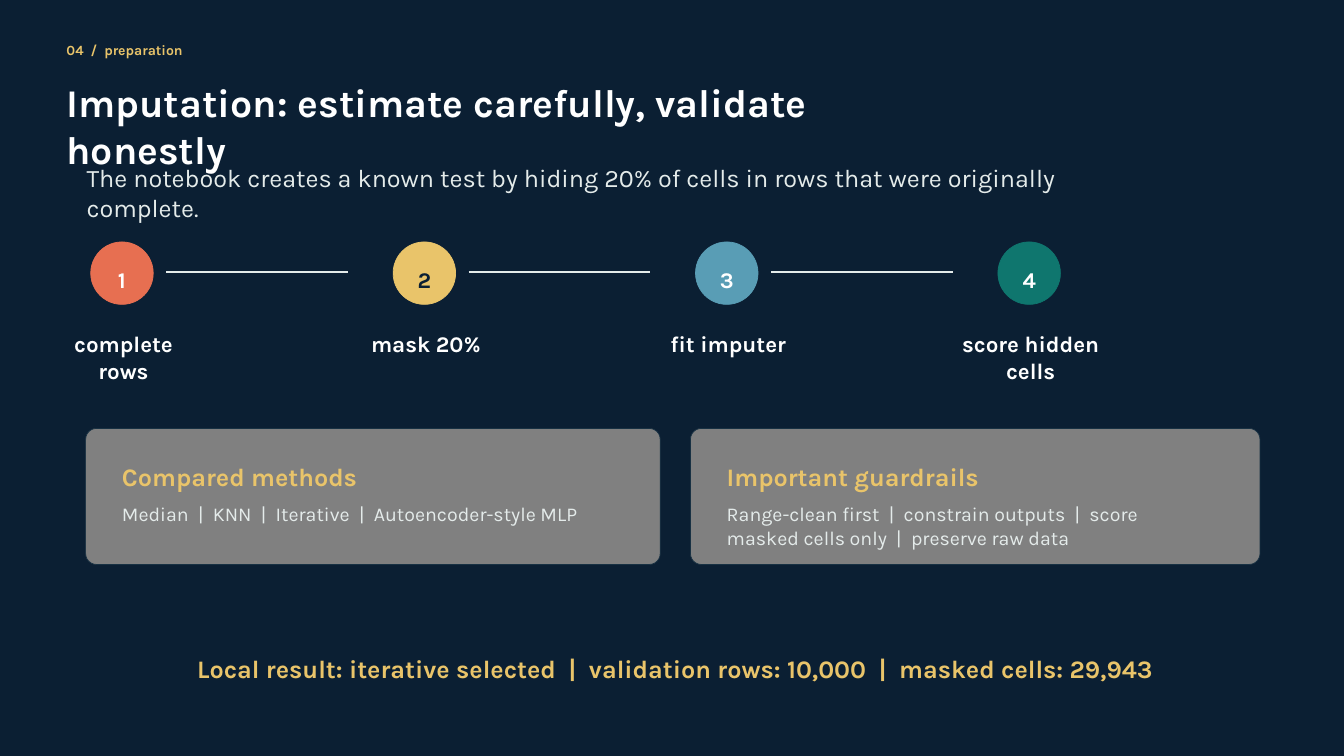
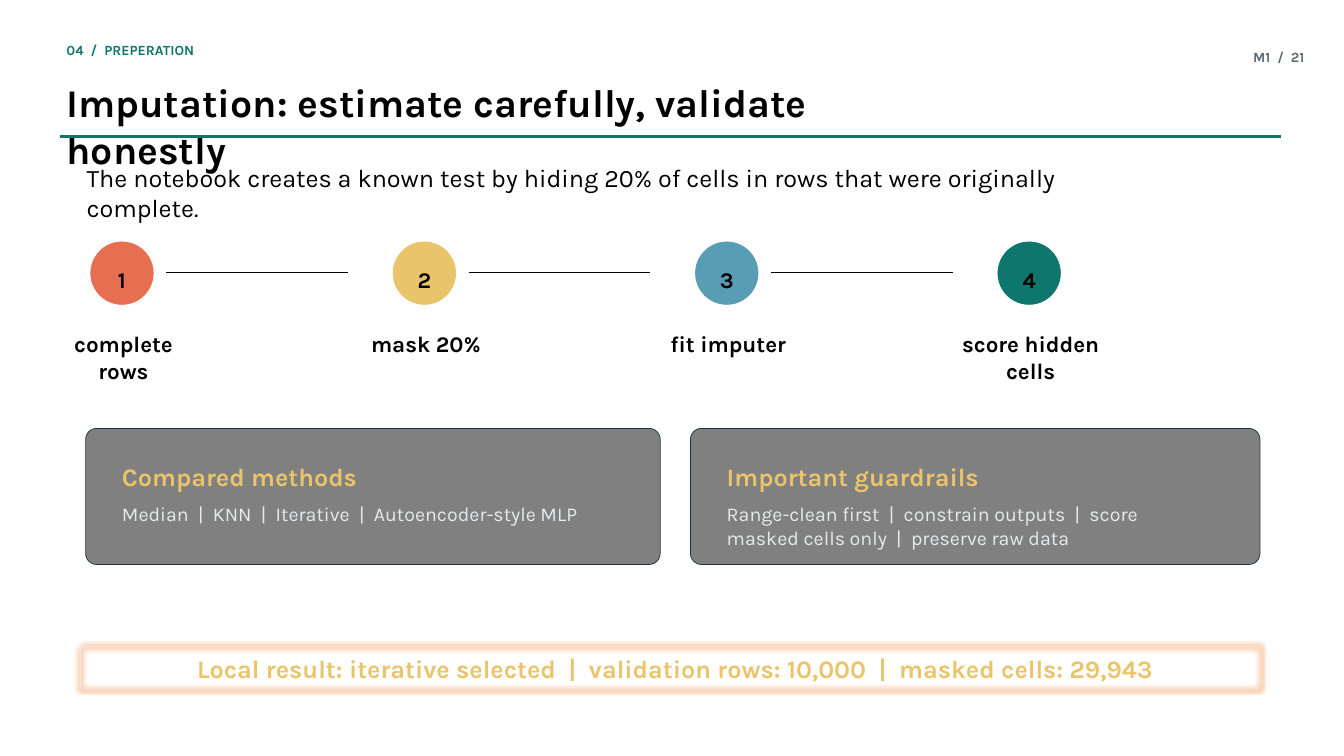
Before and after one commit to waziz786/MedML-toolbox, a slide deck: slide 22 of presentations/pptx/01_M1_EHR_MIMIC_IV_ED_Notebook_Overview.pptx (slide 14 before the commit). Drawn at 1344x756 pixels with LibreOffice and Linux fonts; fonts in the diff are those of the drawing. Boxes give left, top, right and bottom in pixels: in the first picture for what was removed or moved away, otherwise in the second. Text is boxed around its words. In the diff, an @@ line names an element or a change of style, - is before the commit and + after.

```diff
--- a/presentations/pptx/01_M1_EHR_MIMIC_IV_ED_Notebook_Overview.pptx
+++ b/presentations/pptx/01_M1_EHR_MIMIC_IV_ED_Notebook_Overview.pptx
@@ background #0B1F33 to #FFFFFF @@
@@ text at box(66, 45, 194, 55): text changed; text colour #E9C46A to #0F766E @@
-04 / preparation
+04 / PREPERATION
@@ text added at box(1253, 53, 1304, 62), 10 pt, text #5B6971, bold @@
+M1 / 21
@@ rectangle added at box(60, 135, 1280, 138), fill #0F766E, outline #0F766E 0.5 pt @@
@@ text "The notebook creates a known ..." at box(87, 164, 1055, 193): text colour #E4EBEA to #000000 @@
@@ text "2" at box(418, 273, 432, 288): text colour #0B1F33 to #000000 @@
@@ line (166, 272) - (348, 272): stroke #E4EBEA 1.5 pt to #000000 0.5 pt @@
@@ line (469, 272) - (650, 272): stroke #E4EBEA 1.5 pt to #000000 0.5 pt @@
@@ line (771, 272) - (953, 272): stroke #E4EBEA 1.5 pt to #000000 0.5 pt @@
@@ text colour #FFFFFF to #000000 in 8 elements at box(66, 89, 806, 174), box(118, 273, 126, 288), box(74, 336, 173, 380), box(371, 336, 481, 353), box(720, 273, 734, 289), box(670, 336, 786, 358), box(1023, 273, 1036, 288), box(962, 336, 1099, 380) @@
@@ rounded rectangle added at box(81, 646, 1260, 689), outline #E4EBEA 0.5 pt @@
```
Also in this commit, not shown: 17 other slides changed, 9 slides added, 23 other files.
